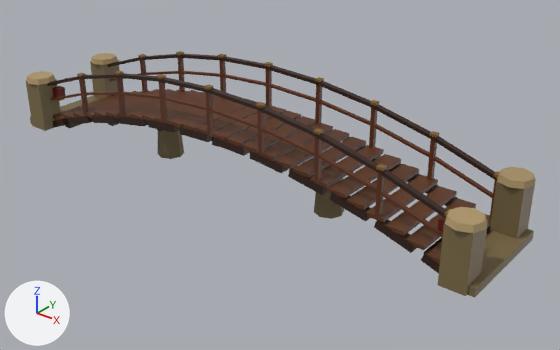
The glTF model client/public/models/bridge.glb, before and after one commit.
Rendered twice from a 50 mm lens placed at (9.81, -11.04, 7.09), pointed at (0.85, 0.16, 0.15). Arrows for +X, +Y and +Z are at lower left; the lights stay in place. The older version comes first. Vertices at exactly the same position are counted once.

The first picture shows 'bridge_body'.
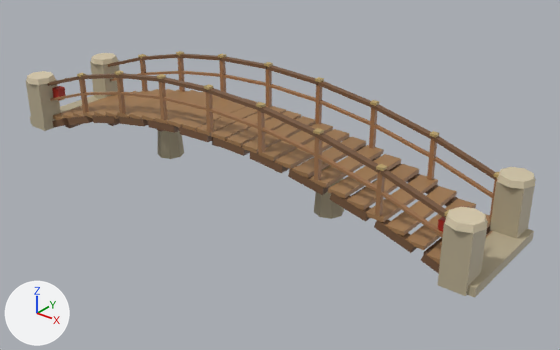
Changed parts and their boxes (x1, y1, x2, y2) in the pictures (560 x 350 px):
```json
{"part": 1, "of": "me_bridge_body", "change": "recoloured", "before": [48, 54, 497, 274], "after": [48, 54, 497, 274], "on screen": "lighter"}
{"part": 2, "of": "me_bridge_body", "change": "recoloured", "before": [26, 51, 536, 298], "after": [26, 51, 536, 298]}
```

Edits to the scene script, one JSON object a line:
```json
{"block": "me_bridge_body", "where": "me_bridge_body.from_pydata(...)  # 1220 vertices, 1860 faces; spans x -5.83..5.83, y -1.29..1.29, z -0.17..2.16"}
{"block": "me_bridge_body", "where": "# used by ob_bridge_body; location = (0.0, 0.0, 0.0)"}
{"block": "me_bridge_body", "change": "me_bridge_body part 1: 1356 faces centred in x -5.58..5.58, y -0.96..0.96, z -0.05..2.11 are repainted in the vertex colours; the middle colour goes from brown #5a2e14 to brown #a1754f"}
{"block": "me_bridge_body", "change": "me_bridge_body part 2: 504 faces centred in x -5.83..5.83, y -1.24..1.24, z -0.17..2.16 are repainted in the vertex colours; the middle colour goes from brown #806645 to beige #bcaa8e"}
```
